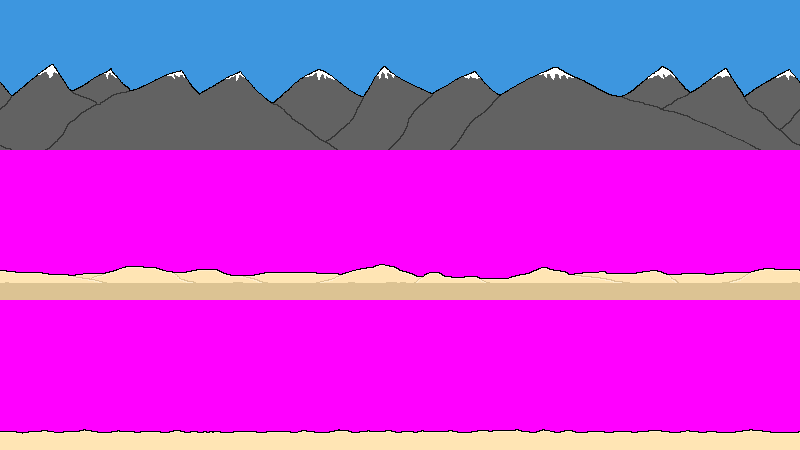
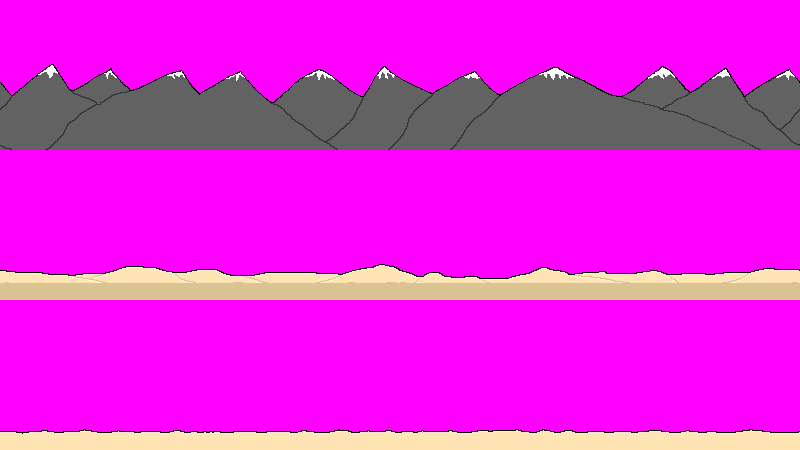
Two versions of the same layered image (800px x 450px). Layer-by-layer changes:
painted on "Background" over [0, 0, 800, 102]
